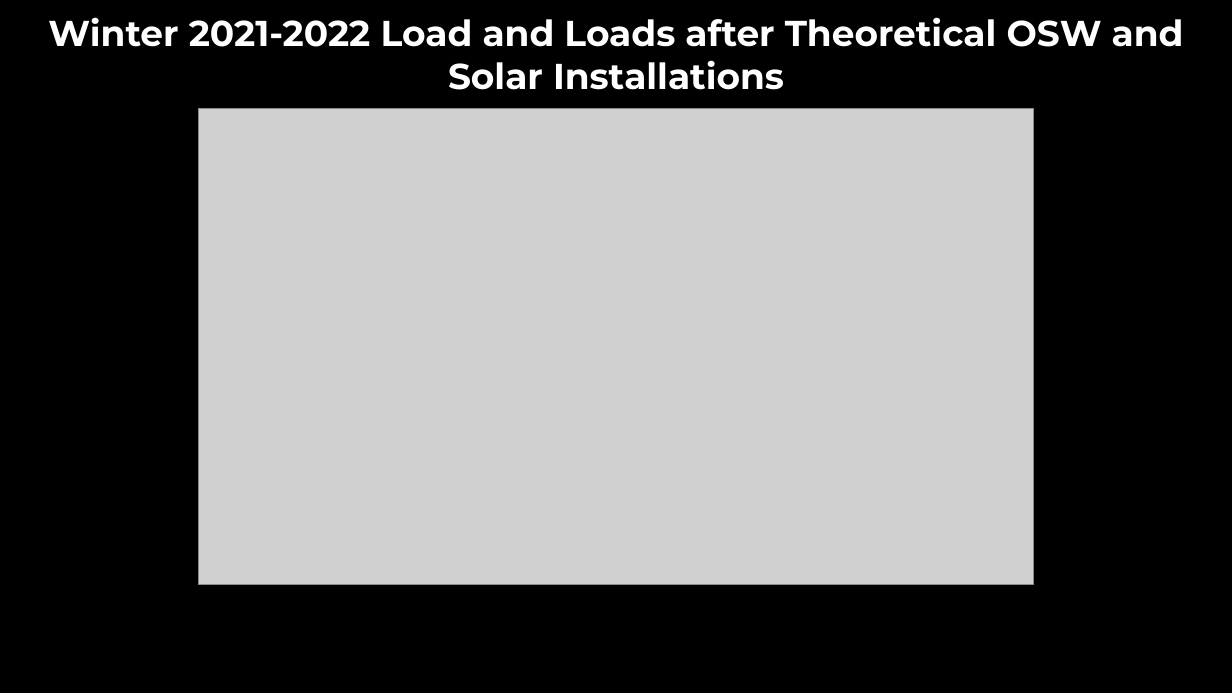
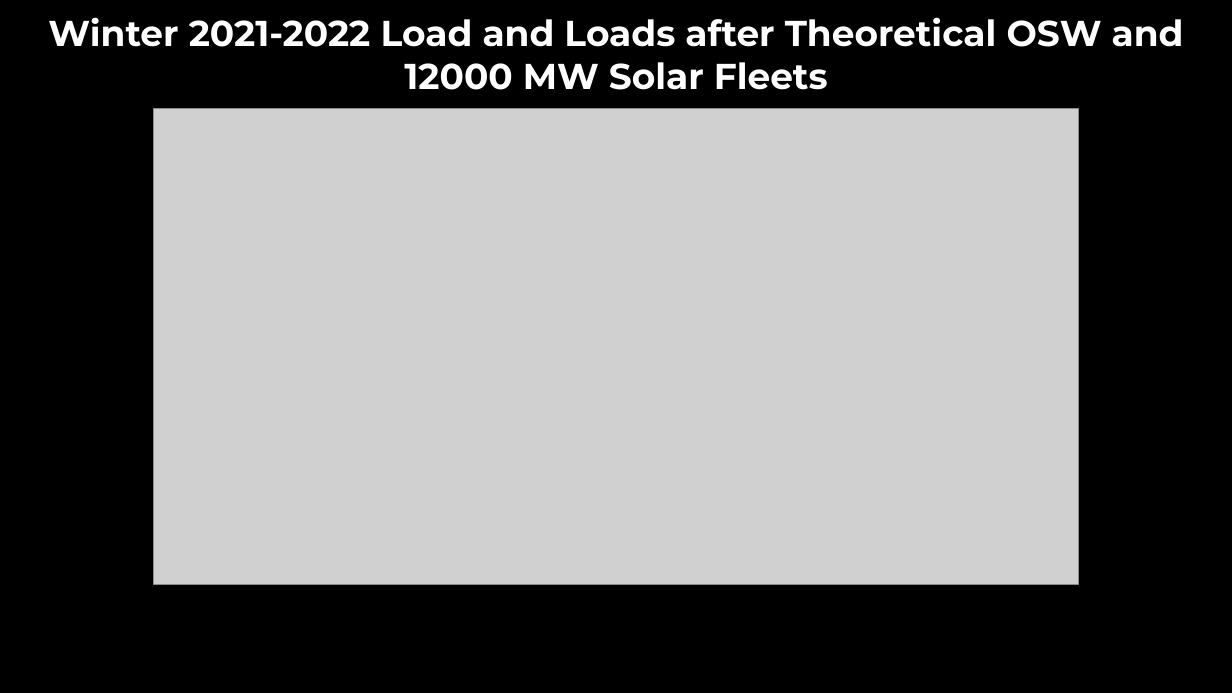
Before and after one commit to jruzekow/osw-analysis, a slide deck: slide 9 of OSW and Solar Analysis Results.pptx (slide 11 before the commit). Drawn at 1232x693 pixels with LibreOffice and Linux fonts; fonts in the diff are those of the drawing; grey boxes stand for pictures; background and template pictures are left out. Boxes give left, top, right and bottom in pixels: in the first picture for what was removed or moved away, otherwise in the second. Text is boxed around its words. In the diff, an @@ line names an element or a change of style, - is before the commit and + after.

```diff
--- a/OSW and Solar Analysis Results.pptx
+++ b/OSW and Solar Analysis Results.pptx
@@ text at [48, 17, 1184, 90]: text changed @@
-Winter 2021-2022 Load and Loads after Theoretical OSW and Solar Installations
+Winter 2021-2022 Load and Loads after Theoretical OSW and 12000 MW Solar Fleets
@@ picture: place and size @@
-picture at [199, 109, 1033, 585]
+picture at [153, 109, 1080, 585]
```
Also in this commit, not shown: 8 other slides changed, 8 slides added, 10 slides removed.
